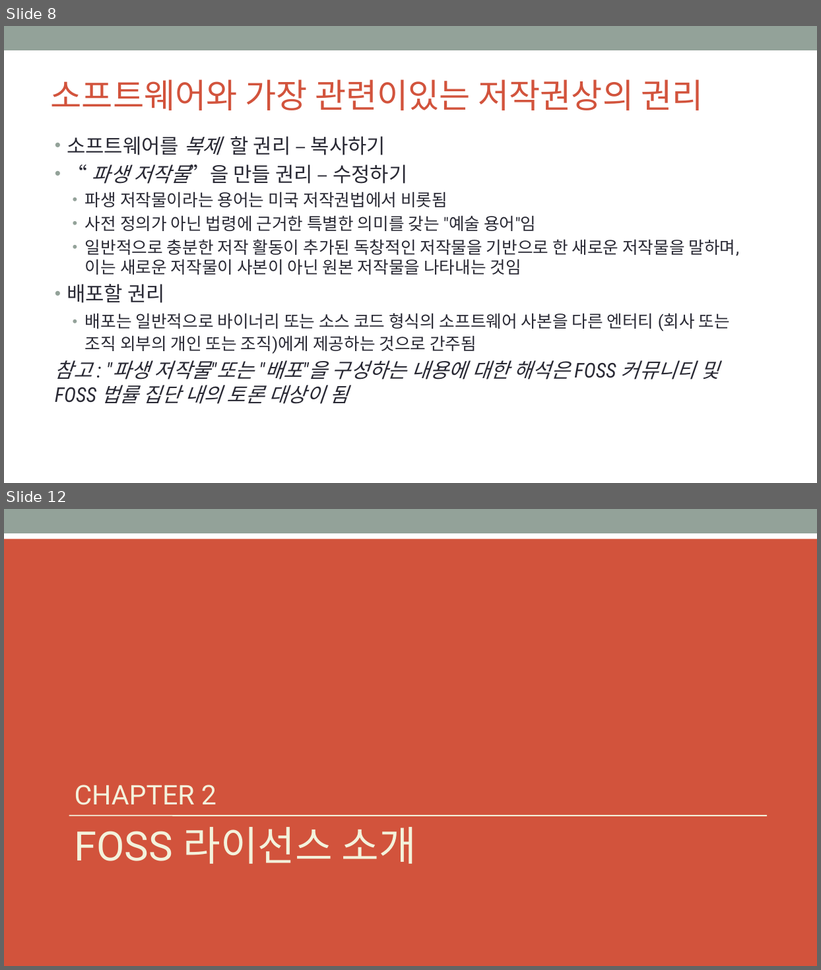
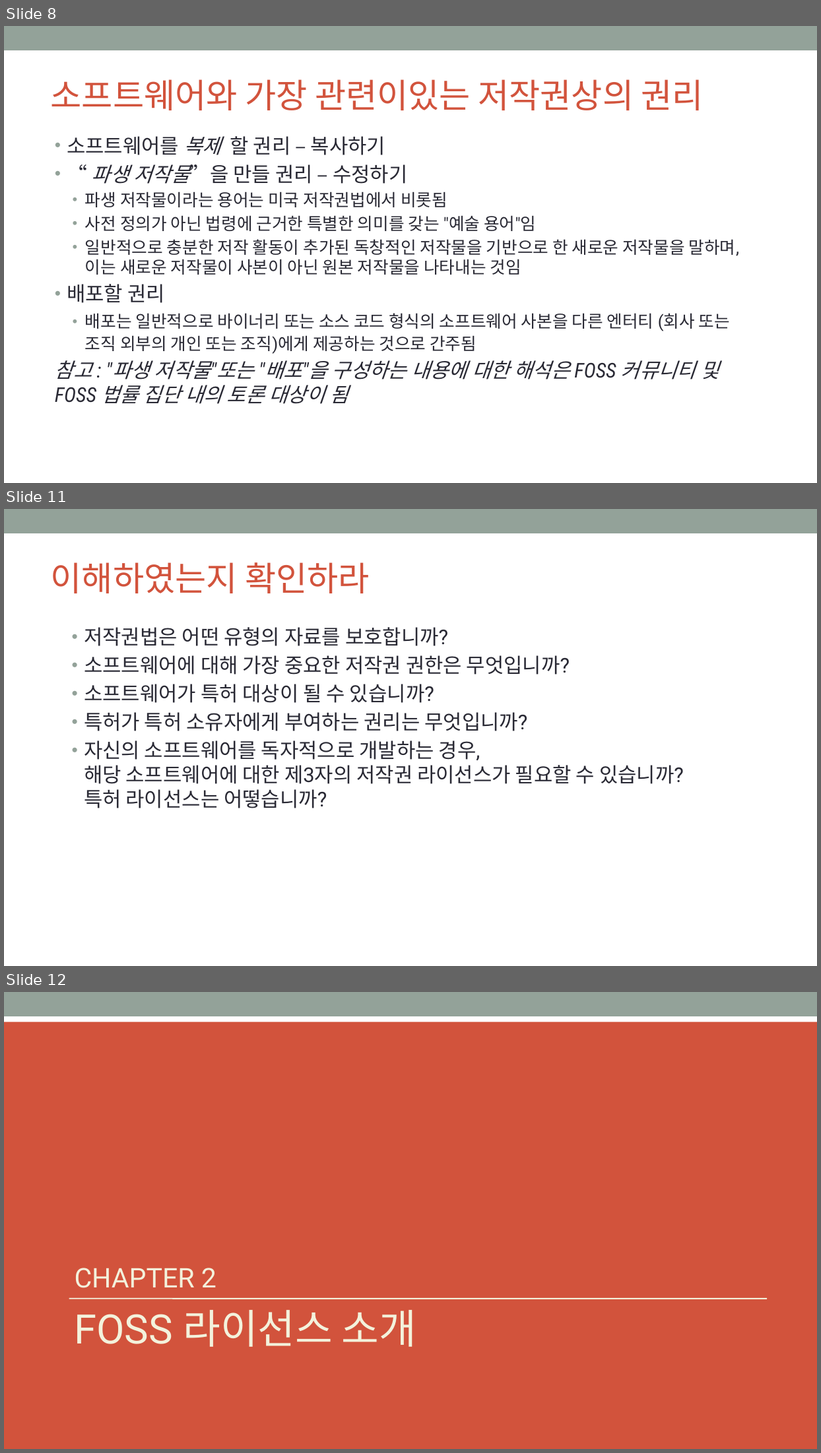
Before and after one commit to OpenChain-KWG/Curriculum-Translation-KR, a slide deck: target/slides/openchain-curriculum-for-1-1.pptx. Shown one above the other, each under a label of ours: slides 8 and 12 before the commit, slides 8, 11 and 12 after it; the slides between them are not shown. The pictures are 821x970 and 821x1453 pixels, drawn with LibreOffice and Linux fonts; fonts in the diff are those of the drawing; background and template pictures are left out. Boxes give left, top, right and bottom in pixels: in the first picture for what was removed or moved away, otherwise in the second. Text is boxed around its words. In the diff, an @@ line names an element or a change of style, - is before the commit and + after.

```diff
--- a/target/slides/openchain-curriculum-for-1-1.pptx
+++ b/target/slides/openchain-curriculum-for-1-1.pptx
@@ slide 11 added at (4, 509, 817, 966), background #FFFFFF; not listed: 1 template element that a slide beside it also shows @@
@@ title added at (51, 562, 370, 593), 40 pt, text #D2533C @@
+이해하였는지 확인하라
@@ text added at (84, 627, 684, 809), 24 pt, text #292934 @@
+• 저작권법은 어떤 유형의 자료를 보호합니까?
+• 소프트웨어에 대해 가장 중요한 저작권 권한은 무엇입니까?
+• 소프트웨어가 특허 대상이 될 수 있습니까?
+• 특허가 특허 소유자에게 부여하는 권리는 무엇입니까?
+• 자신의 소프트웨어를 독자적으로 개발하는 경우,
+  해당 소프트웨어에 대한 제3자의 저작권 라이선스가 필요할 수 있습니까?
+  특허 라이선스는 어떻습니까?
```
Also in this commit, not shown: 7 slides changed, 2 other slides added, 3 slides removed, 7 other files.
